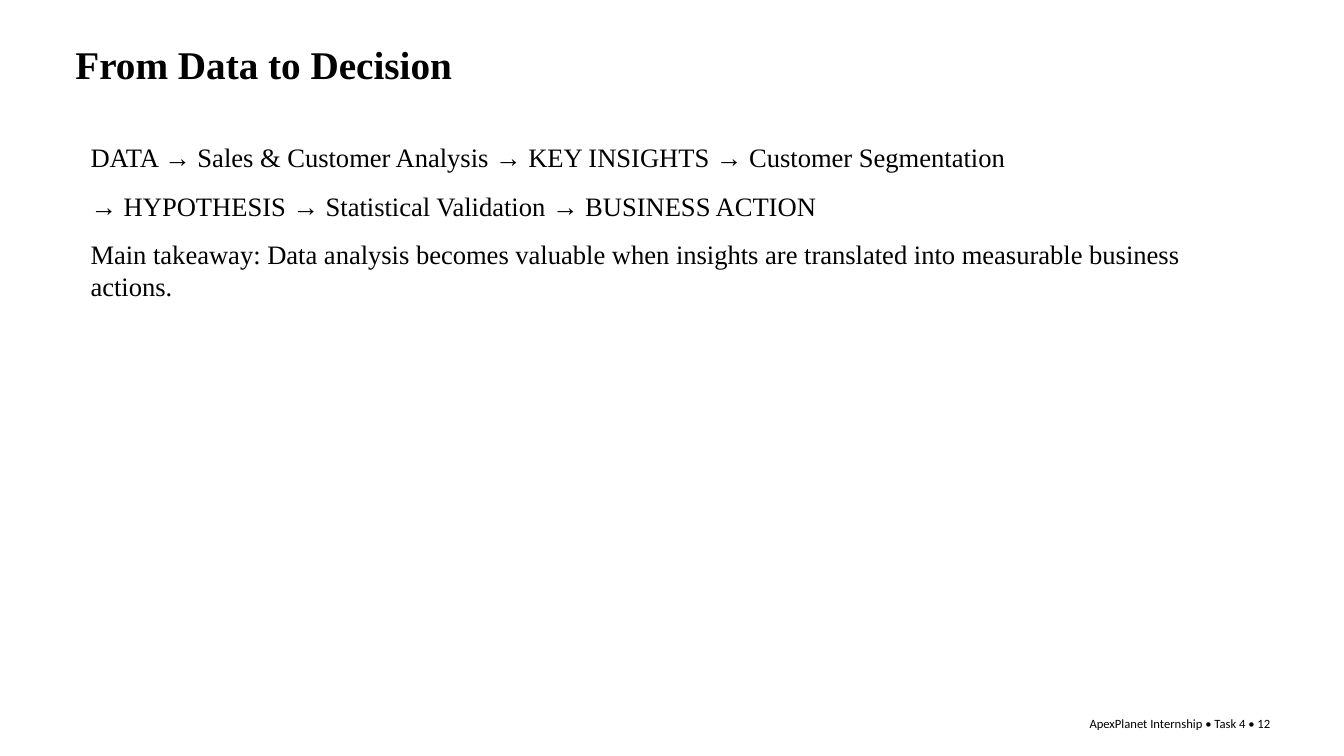
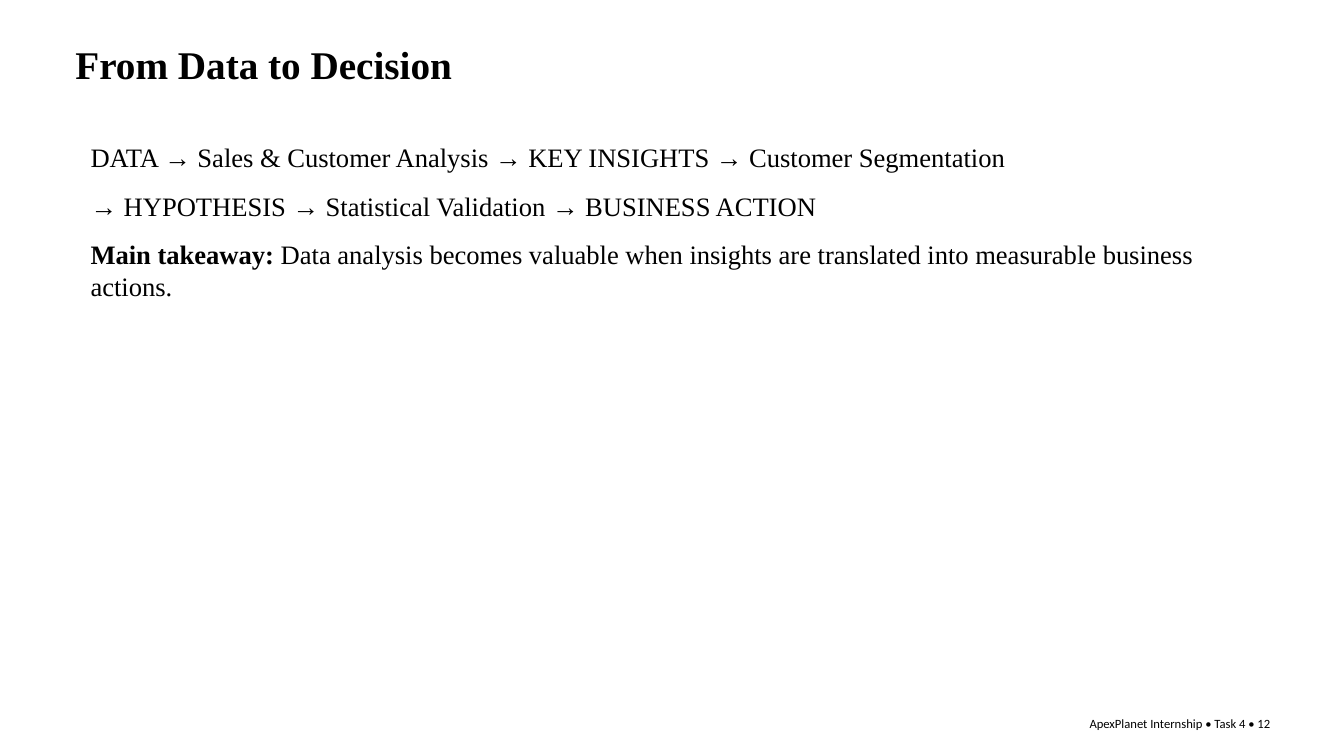
Before and after one commit to Supriya-2604/SupriyaEnjam-DataAnalyst-Internship-Portfolio, a slide deck: slide 12 of presentation/Final_Presentation.pptx. Drawn at 1344x756 pixels with LibreOffice and Linux fonts; fonts in the diff are those of the drawing. Boxes give left, top, right and bottom in pixels: in the first picture for what was removed or moved away, otherwise in the second. Text is boxed around its words. In the diff, an @@ line names an element or a change of style, - is before the commit and + after.

```diff
--- a/presentation/Final_Presentation.pptx
+++ b/presentation/Final_Presentation.pptx
@@ text at (91, 245, 1193, 297): bold on in "Main takeaway:" @@
```
Also in this commit, not shown: 11 other slides changed.
